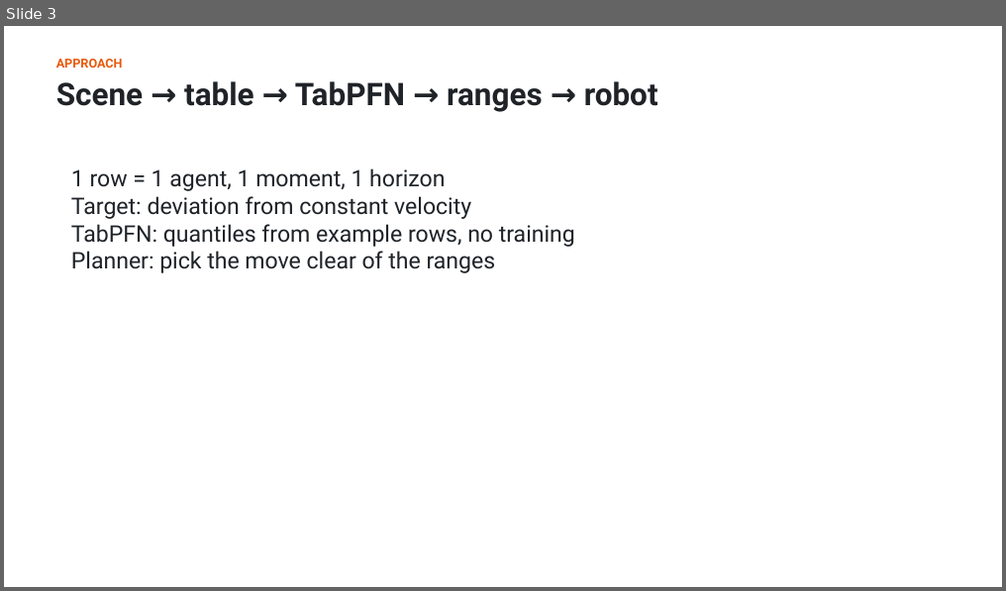
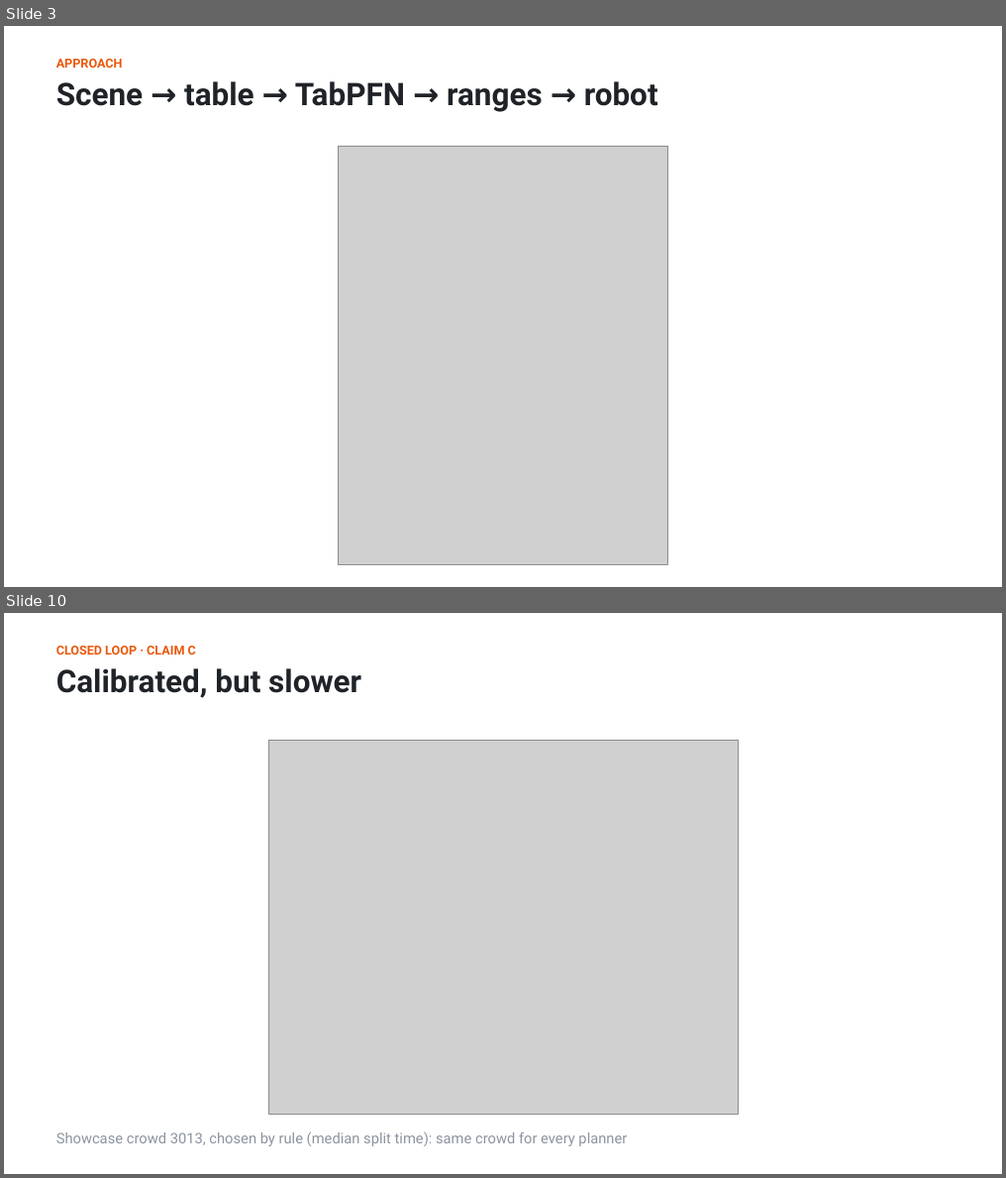
Before and after one commit to shiinalight/Foresight, a slide deck: deck/Foresight.pptx. Shown one above the other, each under a label of ours: slide 3 before the commit, slides 3 and 10 after it; the slides between them are not shown. The pictures are 1006x591 and 1006x1178 pixels, drawn with LibreOffice and Linux fonts; fonts in the diff are those of the drawing; grey boxes stand for pictures. Boxes give left, top, right and bottom in pixels: in the first picture for what was removed or moved away, otherwise in the second. Text is boxed around its words. In the diff, an @@ line names an element or a change of style, - is before the commit and + after.

```diff
--- a/deck/Foresight.pptx
+++ b/deck/Foresight.pptx
@@ slide 10 added at (x1=4, y1=613, x2=1002, y2=1174), background #FFFFFF @@
@@ text added at (x1=56, y1=646, x2=196, y2=655), 12 pt, text #E8590C, bold @@
+CLOSED LOOP · CLAIM C
@@ text added at (x1=56, y1=668, x2=361, y2=698), 30 pt, text #1F2328, bold @@
+Calibrated, but slower
@@ picture added at (x1=268, y1=741, x2=738, y2=1115) @@
@@ text added at (x1=56, y1=1132, x2=627, y2=1147), 14 pt, text #8B949E @@
+Showcase crowd 3013, chosen by rule (median split time): same crowd for every planner
@@ slide 3 changed as well @@
@@ text removed at (x1=71, y1=169, x2=575, y2=274) @@
-1 row = 1 agent, 1 moment, 1 horizon
-Target: deviation from constant velocity
-TabPFN: quantiles from example rows, no training
-Planner: pick the move clear of the ranges
@@ picture added at (x1=338, y1=146, x2=668, y2=565) @@
```
Also in this commit, not shown: 3 other slides changed, 8 other slides added, 12 slides removed, 3 other files.
